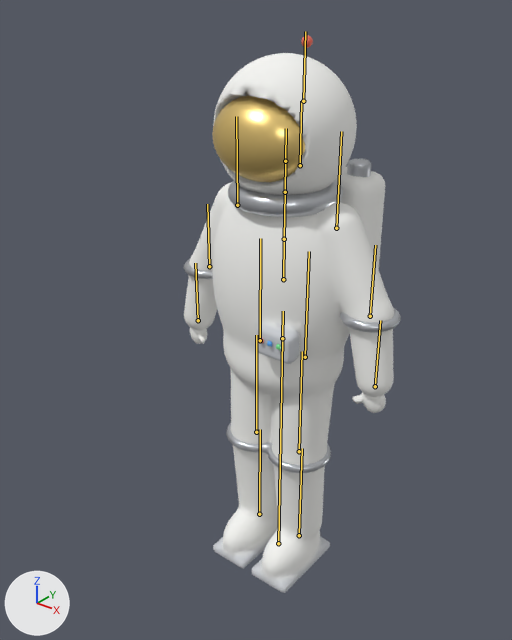
The glTF model models/photographer_astronaut.glb: old version first, new version second.
The view is the same before and after, from a 50 mm lens placed at (1.323, -1.804, 2.106), pointed at (-0.086, -0.043, 1.014). The axes (+X, +Y, +Z) are drawn at lower left. The lights are the same throughout. The first picture is the older version. The bones that bend it are drawn over the model as lines.

Objects in the first picture: 'photographer_astronaut_mesh'.
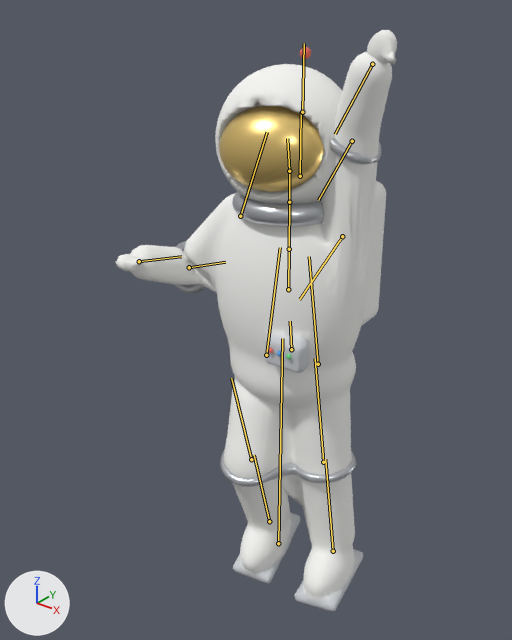
The newer file adds an action. The first version stands in its rest pose; the second is drawn at frame 30 of the action 'emote_disco'.

Pixel boxes [x1, y1, x2, y2] of what changed, in the pictures (512 x 640 px):
'photographer_astronaut_mesh', posed (29% wider)
    before: [184, 35, 401, 593]
    after: [116, 30, 397, 611]
bone 'hips', root to tip
    before: (282, 338) to (283, 311)
    after: (291, 349) to (290, 321)
bone 'spine', root to tip
    before: (283, 279) to (284, 239)
    after: (288, 289) to (289, 249)
bone 'head', root to tip
    before: (285, 161) to (286, 128)
    after: (289, 171) to (287, 138)
bone 'shoulder_l', root to tip
    before: (237, 205) to (236, 116)
    after: (240, 216) to (267, 132)
bone 'elbow_l', root to tip
    before: (209, 266) to (207, 204)
    after: (189, 267) to (225, 262)
bone 'shoulder_r', root to tip
    before: (336, 228) to (341, 131)
    after: (342, 236) to (299, 299)
bone 'elbow_r', root to tip
    before: (370, 316) to (375, 245)
    after: (352, 141) to (318, 200)
bone 'hip_l', root to tip
    before: (260, 340) to (260, 238)
    after: (266, 355) to (280, 247)
bone 'knee_l', root to tip
    before: (256, 432) to (256, 335)
    after: (251, 459) to (231, 378)
bone 'hip_r', root to tip
    before: (305, 357) to (309, 251)
    after: (318, 364) to (309, 256)

The change, as a list of edits to the scene's bpy script:
```text
Change bone_hips:
    where bone_hips = bpy.data.objects['photographer_astronaut'].pose.bones['hips']  # child of 'root'
    bone_hips.location: (0.0, 0.0, 0.0) -> (0.04, -0.03, 0.0)
    bone_hips.rotation_quaternion: (1.0, 0.0, 0.0, 0.0) -> (0.994, -0.004, 0.099, 0.04)  # degrees (0, 0, 0) -> degrees (0, 11, 5)
Change bone_spine:
    where bone_spine = bpy.data.objects['photographer_astronaut'].pose.bones['spine']  # child of 'hips'
    bone_spine.rotation_quaternion: (1.0, 0.0, 0.0, 0.0) -> (0.997, -0.002, -0.074, -0.03)  # degrees (0, 0, 0) -> degrees (0, -9, -3)
Change bone_head:
    where bone_head = bpy.data.objects['photographer_astronaut'].pose.bones['head']  # child of 'neck'
    bone_head.rotation_quaternion: (1.0, 0.0, 0.0, 0.0) -> (0.994, -0.005, 0.099, 0.05)  # degrees (0, 0, 0) -> degrees (0, 11, 6)
Change bone_shoulder_l:
    where bone_shoulder_l = bpy.data.objects['photographer_astronaut'].pose.bones['shoulder_l']  # child of 'chest'
    bone_shoulder_l.rotation_quaternion: (1.0, 0.0, 0.0, 0.0) -> (0.987, -0.099, 0.012, -0.124)  # degrees (0, 0, 0) -> degrees (-11, 0, -14)
Change bone_elbow_l:
    where bone_elbow_l = bpy.data.objects['photographer_astronaut'].pose.bones['elbow_l']  # child of 'shoulder_l'
    bone_elbow_l.rotation_quaternion: (1.0, 0.0, 0.0, 0.0) -> (0.697, -0.717, 0.0, 0.0)  # degrees (0, 0, 0) -> degrees (-92, 0, 0)
Change bone_shoulder_r:
    where bone_shoulder_r = bpy.data.objects['photographer_astronaut'].pose.bones['shoulder_r']  # child of 'chest'
    bone_shoulder_r.rotation_quaternion: (1.0, 0.0, 0.0, 0.0) -> (0.272, 0.0, -0.001, 0.962)  # degrees (0, 0, 0) -> degrees (0, 0, 148)
Change bone_elbow_r:
    where bone_elbow_r = bpy.data.objects['photographer_astronaut'].pose.bones['elbow_r']  # child of 'shoulder_r'
    bone_elbow_r.rotation_quaternion: (1.0, 0.0, 0.0, 0.0) -> (0.999, -0.05, 0.0, 0.0)  # degrees (0, 0, 0) -> degrees (-6, 0, 0)
Change bone_hip_l:
    where bone_hip_l = bpy.data.objects['photographer_astronaut'].pose.bones['hip_l']  # child of 'hips'
    bone_hip_l.rotation_quaternion: (1.0, 0.0, 0.0, 0.0) -> (0.989, -0.149, 0.004, -0.025)  # degrees (0, 0, 0) -> degrees (-17, 0, -3)
Change bone_knee_l:
    where bone_knee_l = bpy.data.objects['photographer_astronaut'].pose.bones['knee_l']  # child of 'hip_l'
    bone_knee_l.rotation_quaternion: (1.0, 0.0, 0.0, 0.0) -> (0.956, 0.294, 0.0, 0.0)  # degrees (0, 0, 0) -> degrees (34, 0, 0)
Change bone_hip_r:
    where bone_hip_r = bpy.data.objects['photographer_astronaut'].pose.bones['hip_r']  # child of 'hips'
    bone_hip_r.rotation_quaternion: (1.0, 0.0, 0.0, 0.0) -> (1.0, 0.0, 0.0, 0.025)  # degrees (0, 0, 0) -> degrees (0, 0, 3)
```
